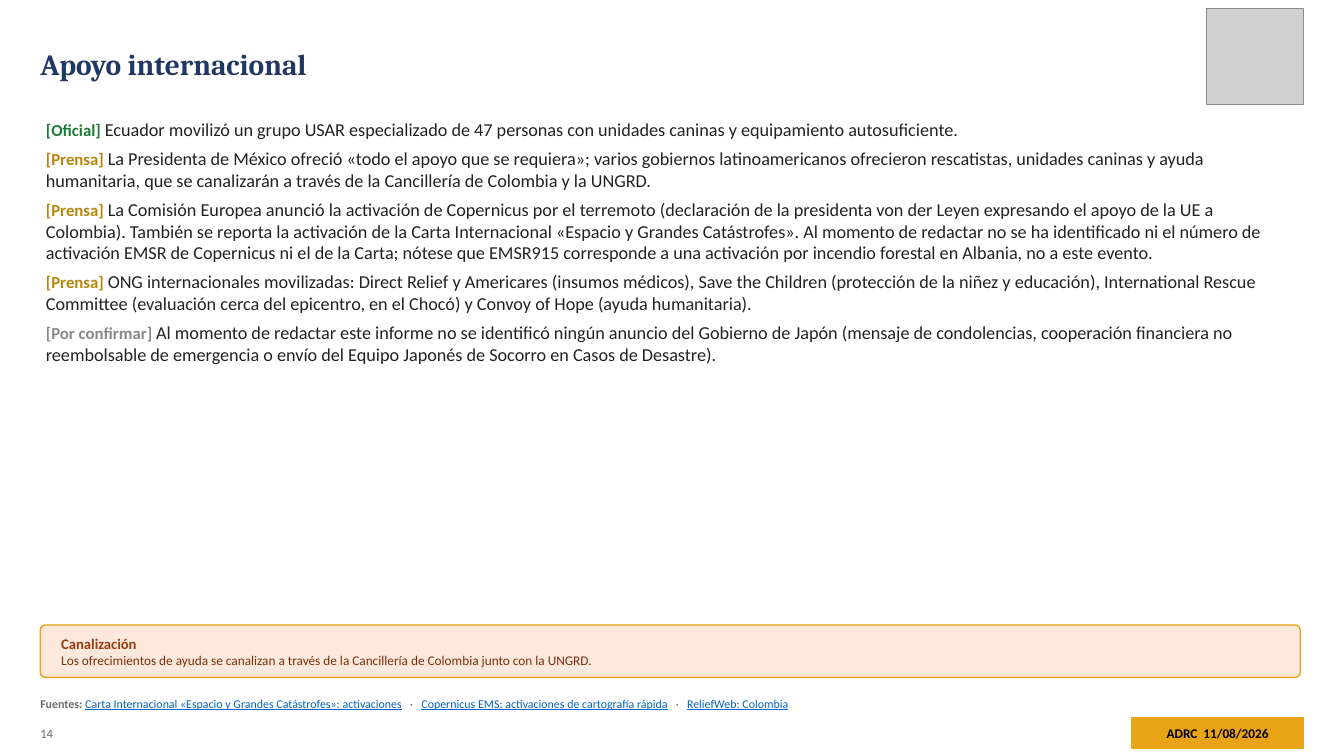
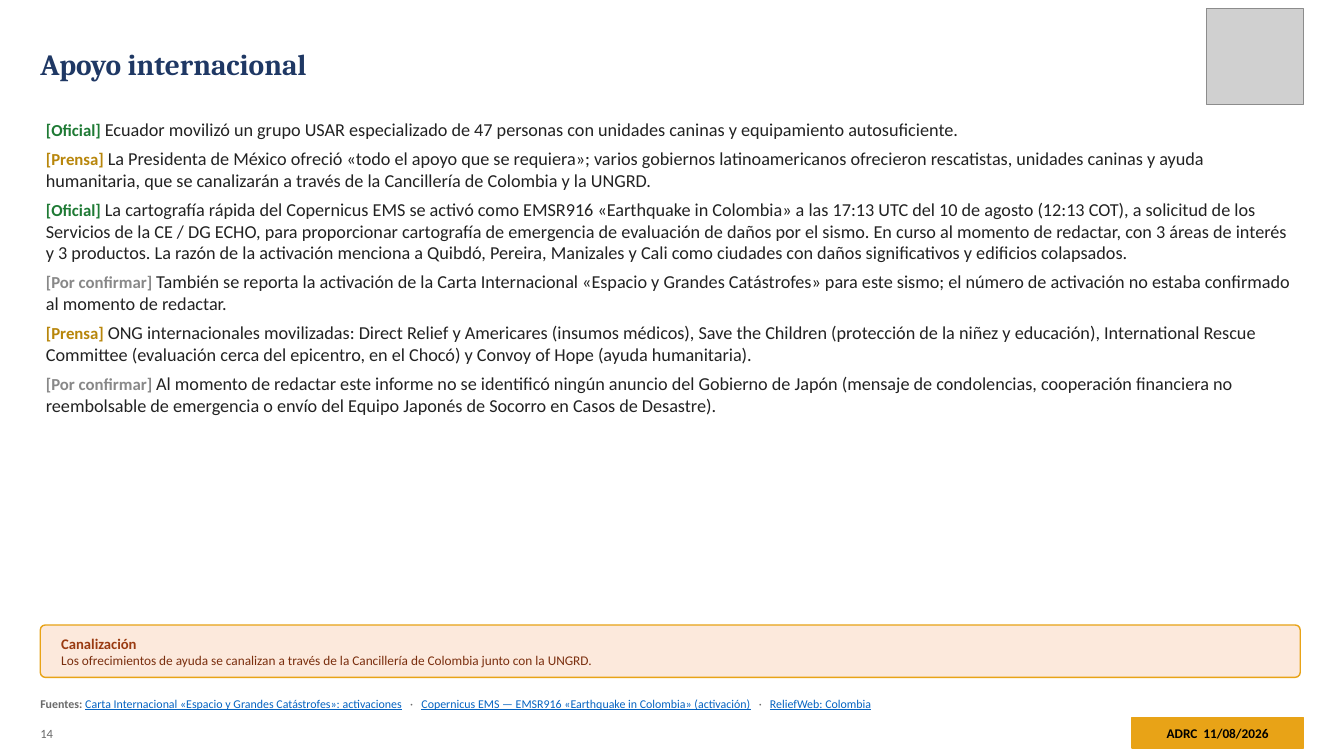
Before and after one commit to kochobi-max/whatsmap, a slide deck: slide 14 of reports/colombia_eq_20260810/output/ADRC_EQ_COL_Choco_20260810_ES.pptx. Drawn at 1344x756 pixels with LibreOffice and Linux fonts; fonts in the diff are those of the drawing; grey boxes stand for pictures. Boxes give left, top, right and bottom in pixels: in the first picture for what was removed or moved away, otherwise in the second. Text is boxed around its words. In the diff, an @@ line names an element or a change of style, - is before the commit and + after.

```diff
--- a/reports/colombia_eq_20260810/output/ADRC_EQ_COL_Choco_20260810_ES.pptx
+++ b/reports/colombia_eq_20260810/output/ADRC_EQ_COL_Choco_20260810_ES.pptx
@@ text at <box>46,203,1290,310</box>: text changed @@
-• [Prensa] La Comisión Europea anunció la activación de Copernicus por el terremoto (declaración de la presidenta von der Leyen expresando el apoyo de la UE a Colombia). También se reporta la activación de la Carta Internacional «Espacio y Grandes Catástrofes». Al momento de redactar no se ha identificado ni el número de activación EMSR de Copernicus ni el de la Carta; nótese que EMSR915 corresponde a una activación por incendio forestal en Albania, no a este evento.
+• [Oficial] La cartografía rápida del Copernicus EMS se activó como EMSR916 «Earthquake in Colombia» a las 17:13 UTC del 10 de agosto (12:13 COT), a solicitud de los Servicios de la CE / DG ECHO, para proporcionar cartografía de emergencia de evaluación de daños por el sismo. En curso al momento de redactar, con 3 áreas de interés y 3 productos. La razón de la activación menciona a Quibdó, Pereira, Manizales y Cali como ciudades con daños significativos y edificios colapsados.
+• [Por confirmar] También se reporta la activación de la Carta Internacional «Espacio y Grandes Catástrofes» para este sismo; el número de activación no estaba confirmado al momento de redactar.
@@ text at <box>40,699,871,710</box>: text changed @@
-Fuentes: Carta Internacional «Espacio y Grandes Catástrofes»: activaciones · Copernicus EMS: activaciones de cartografía rápida · ReliefWeb: Colombia
+Fuentes: Carta Internacional «Espacio y Grandes Catástrofes»: activaciones · Copernicus EMS — EMSR916 «Earthquake in Colombia» (activación) · ReliefWeb: Colombia
```
Also in this commit, not shown: 3 other slides changed, 7 other files.
